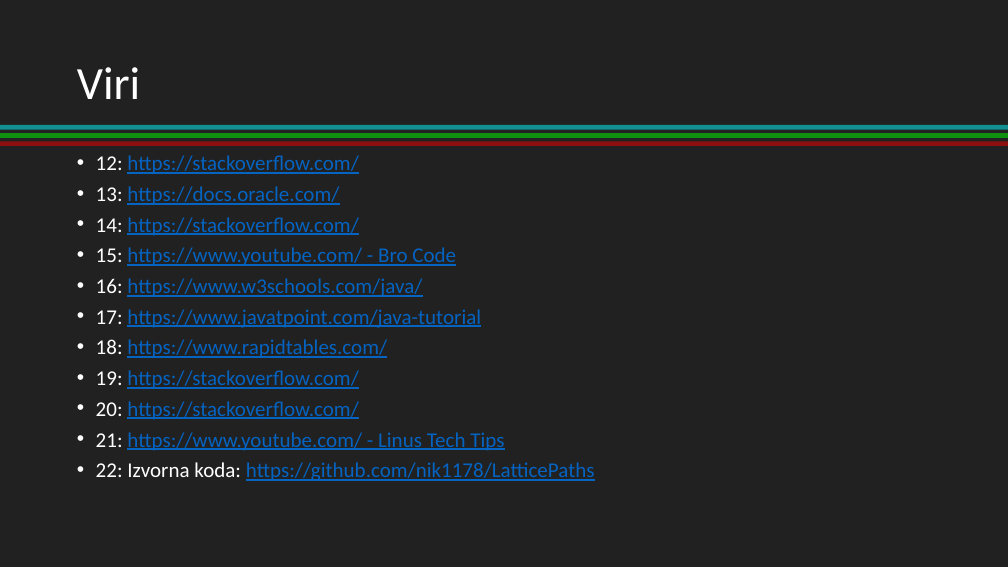
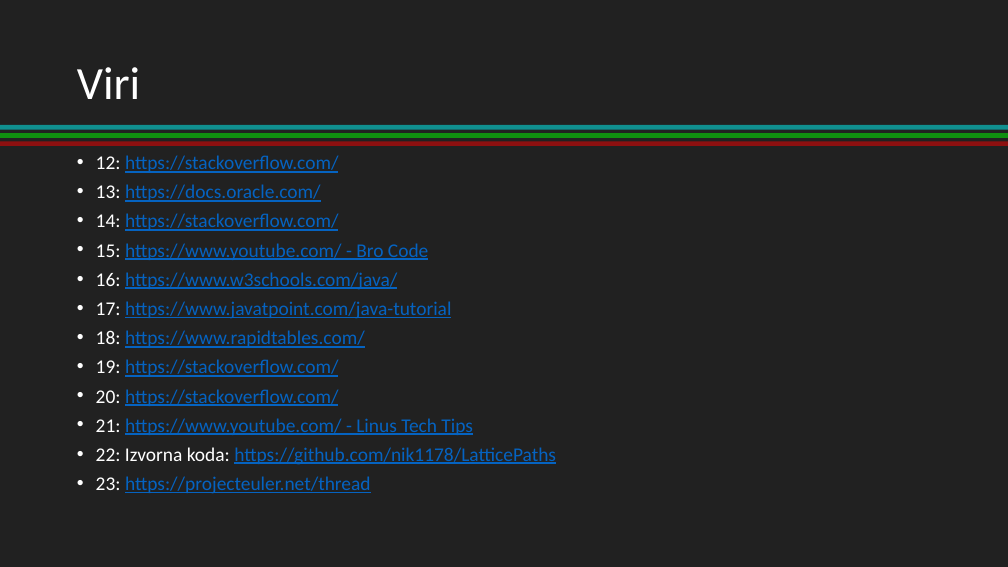
Before and after one commit to nik1178/MaturitetnaSeminarska, a slide deck: slide 16 of PowerPoint/Jenič Nik T4b.pptx (slide 15 before the commit). Drawn at 1008x567 pixels with LibreOffice and Linux fonts; fonts in the diff are those of the drawing. Boxes give left, top, right and bottom in pixels: in the first picture for what was removed or moved away, otherwise in the second. Text is boxed around its words. In the diff, an @@ line names an element or a change of style, - is before the commit and + after.

```diff
--- a/PowerPoint/Jenič Nik T4b.pptx
+++ b/PowerPoint/Jenič Nik T4b.pptx
@@ text at <box>96,155,556,465</box>: size 20 to 18.5 pt @@
@@ text at <box>96,476,371,494</box>: paragraph added @@
+• 23: https://projecteuler.net/thread
```
Also in this commit, not shown: 4 other slides changed, 1 slide added.
